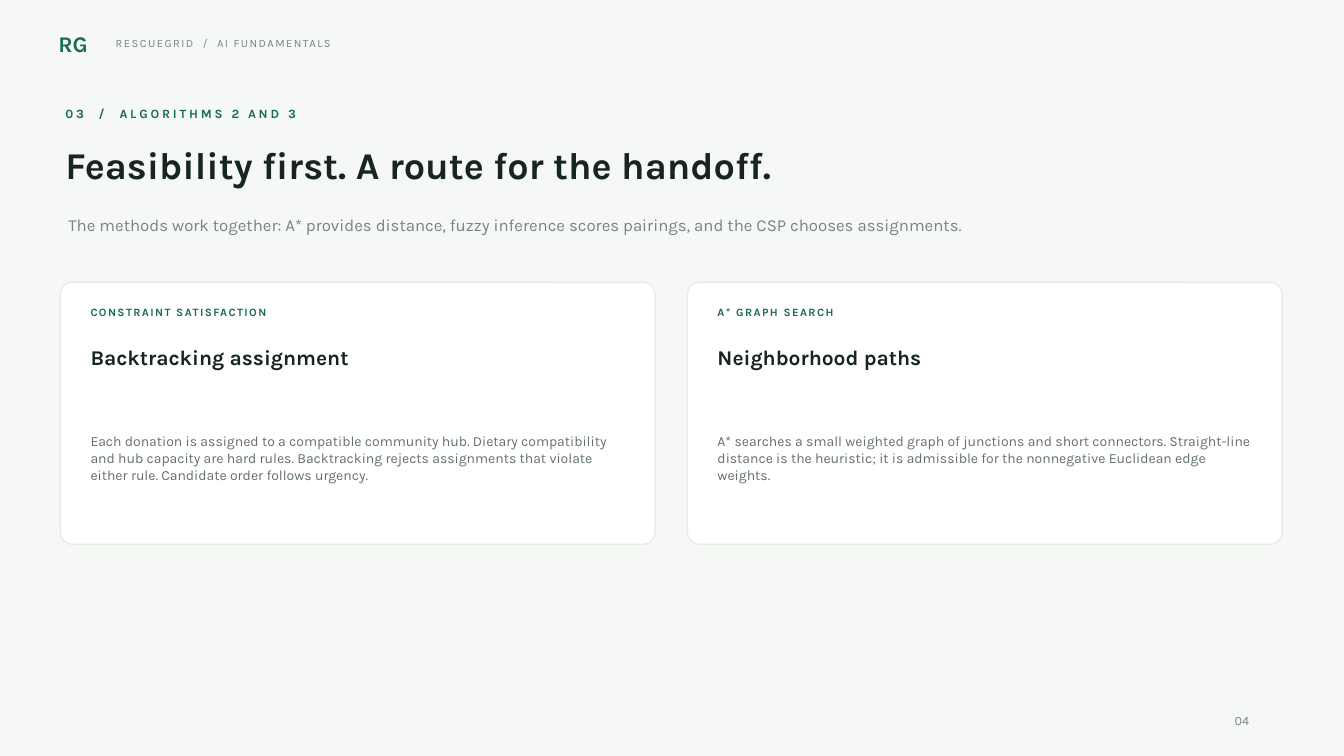
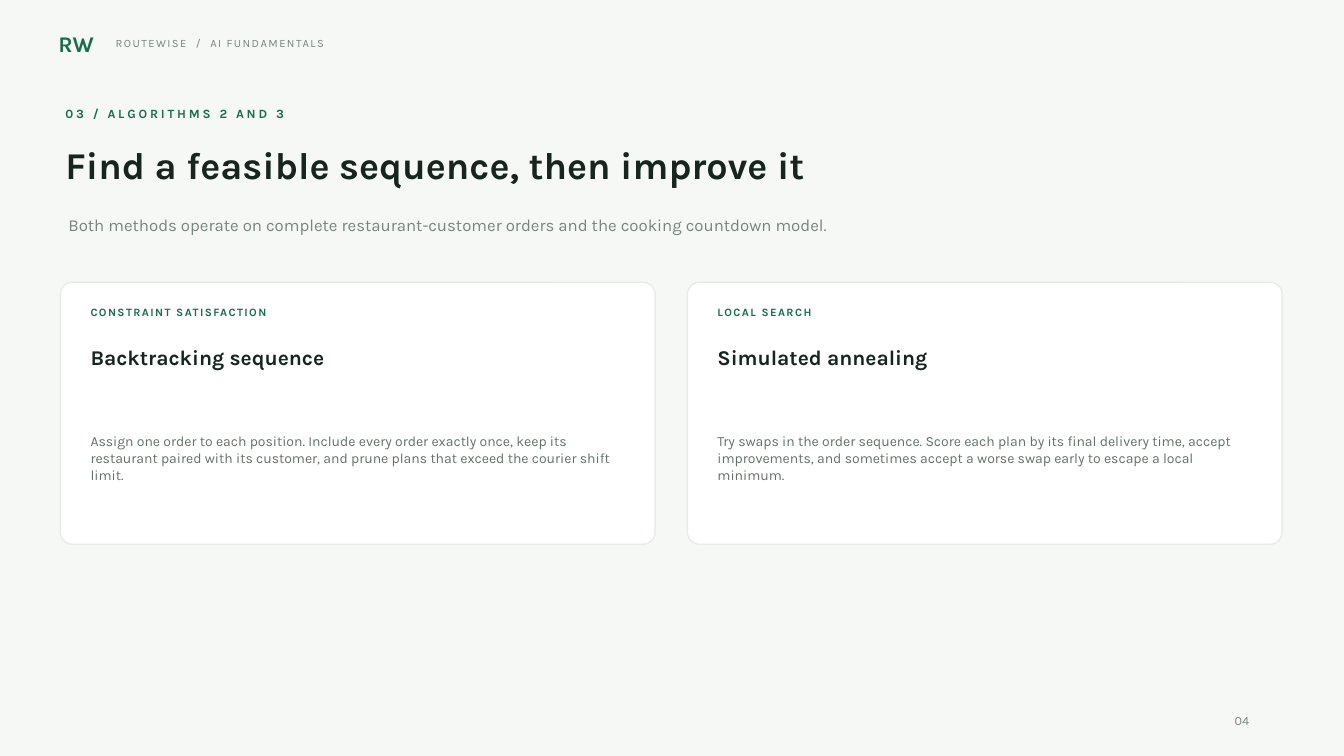
Before and after one commit to mazhidovansar-del/routewise-ai-fundamentals, a slide deck: slide 4 of RescueGrid_Presentation.pptx. Drawn at 1344x756 pixels with LibreOffice and Linux fonts; fonts in the diff are those of the drawing. Boxes give left, top, right and bottom in pixels: in the first picture for what was removed or moved away, otherwise in the second. Text is boxed around its words. In the diff, an @@ line names an element or a change of style, - is before the commit and + after.

Commit message:
Prototype courier route planning demo

```diff
--- a/RescueGrid_Presentation.pptx
+++ b/RescueGrid_Presentation.pptx
@@ text at box(58, 37, 94, 52): text changed @@
-RG
+RW
@@ text at box(106, 33, 610, 53): text changed @@
-RESCUEGRID / AI FUNDAMENTALS
+ROUTEWISE / AI FUNDAMENTALS
@@ text "03 / ALGORITHMS 2 AND ..." rewrapped from box(65, 109, 296, 118) to box(65, 109, 284, 118) @@
@@ text at box(65, 152, 804, 188): text changed @@
-Feasibility first. A route for the handoff.
+Find a feasible sequence, then improve it
@@ text at box(68, 219, 827, 235): text changed @@
-The methods work together: A* provides distance, fuzzy inference scores pairings, and the CSP chooses assignments.
+Both methods operate on complete restaurant-customer orders and the cooking countdown model.
@@ text at box(717, 308, 812, 316): text changed @@
-A* GRAPH SEARCH
+LOCAL SEARCH
@@ text at box(91, 350, 325, 371): text changed @@
-Backtracking assignment
+Backtracking sequence
@@ text at box(717, 350, 927, 371): text changed @@
-Neighborhood paths
+Simulated annealing
@@ text at box(91, 436, 610, 480): text changed @@
-Each donation is assigned to a compatible community hub. Dietary compatibility and hub capacity are hard rules. Backtracking rejects assignments that violate either rule. Candidate order follows urgency.
+Assign one order to each position. Include every order exactly once, keep its restaurant paired with its customer, and prune plans that exceed the courier shift limit.
@@ text at box(717, 436, 1231, 480): text changed @@
-A* searches a small weighted graph of junctions and short connectors. Straight-line distance is the heuristic; it is admissible for the nonnegative Euclidean edge weights.
+Try swaps in the order sequence. Score each plan by its final delivery time, accept improvements, and sometimes accept a worse swap early to escape a local minimum.
```
Also in this commit, not shown: 2 other slides changed, 3 slides added, 3 slides removed, 10 other files.
